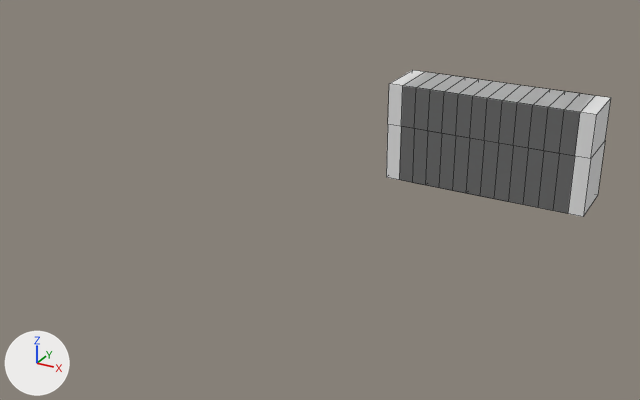
A saved change to the Blender file addons/tutorial/tutorial.blend.
Both versions are drawn from a camera (50 mm lens) standing at (11.1, -27.9, 11.0) and looking at (-3.0, -2.3, -1.8). The axes (+X, +Y, +Z) are drawn at lower left. The lights are the same throughout. Mesh edges are drawn as thin lines.

The older version as bpy lines, for what is in view:
```python
me_cube = bpy.data.meshes.new('Cube')
me_cube.from_pydata(...)  # 12 vertices, 10 faces; spans x -1.0..1.0, y -1.0..1.0, z -1.0..2.46
me_cube.materials.append(mat_material)  # white #e7e7e7
ob_cube_002 = bpy.data.objects.new('Cube.002', me_cube)
ob_cube_002.location = (0.5, 0.0, 0.0)
ob_cube_007 = bpy.data.objects.new('Cube.007', me_cube)
ob_cube_007.location = (3.0, 0.0, 0.0)
ob_cube_010 = bpy.data.objects.new('Cube.010', me_cube)
ob_cube_010.location = (4.5, 0.0, 0.0)
# also in view: 'Cube.009' at (4.0, 0.0, 0.7); 'Cube.005' at (2.0, 0.0, 0.7); 'Cube.001' at (0.0, 0.0, 0.7); 'Cube' at (5.0, 0.0, 0.7); 'Cube.006' at (2.5, 0.0, 0.7)
```
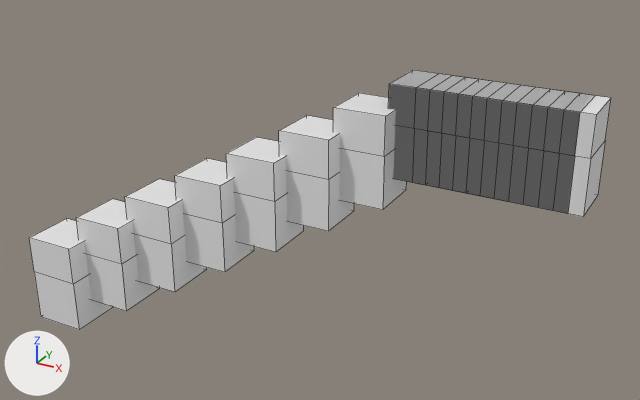
Where the change shows, as pixel boxes (x1, y1, x2, y2) in the pictures (640 x 400 px):
'Cube.002', moved
    before: (399, 72, 479, 190)
    after: (29, 218, 113, 330)
'Cube.017', added
    after: (333, 93, 406, 210)
'Cube.018', added
    after: (279, 115, 354, 231)
'Cube.019', added
    after: (226, 137, 303, 252)
'Cube.020', added
    after: (175, 158, 254, 272)
'Cube.021', added
    after: (125, 179, 206, 292)
'Cube.022', added
    after: (76, 199, 159, 311)
'Cube.016', added
    after: (388, 70, 447, 185)
'Cube.008', unchanged, uncovered by the edit
    before: (494, 86, 521, 198)
    after: (480, 83, 565, 207)
'Cube.010', unchanged, covered by the edit
    before: (523, 89, 595, 214)
    after: (553, 94, 595, 214)
'Cube.006', unchanged, covered by the edit
    before: (466, 81, 535, 202)
    after: (452, 80, 490, 193)
'Cube.004', unchanged, uncovered by the edit
    before: (425, 76, 464, 188)
    after: (425, 76, 506, 196)

The change, as a list of edits to the scene's bpy script:
```text
Change ob_cube_002:
    ob_cube_002.location: (0.5, 0.0, 0.0) -> (-12.07, -5.78, -6.23)
Add ob_cube_022:
    ob_cube_022 = bpy.data.objects.new('Cube.022', me_cube)
    ob_cube_022.location = (-10.35, -4.95, -5.34)
Add ob_cube_021:
    ob_cube_021 = bpy.data.objects.new('Cube.021', me_cube)
    ob_cube_021.location = (-8.62, -4.13, -4.45)
Add ob_cube_020:
    ob_cube_020 = bpy.data.objects.new('Cube.020', me_cube)
    ob_cube_020.location = (-6.9, -3.3, -3.56)
Add ob_cube_019:
    ob_cube_019 = bpy.data.objects.new('Cube.019', me_cube)
    ob_cube_019.location = (-5.17, -2.48, -2.67)
Add ob_cube_018:
    ob_cube_018 = bpy.data.objects.new('Cube.018', me_cube)
    ob_cube_018.location = (-3.45, -1.65, -1.78)
Add ob_cube_017:
    ob_cube_017 = bpy.data.objects.new('Cube.017', me_cube)
    ob_cube_017.location = (-1.72, -0.83, -0.89)
Add ob_cube_016:
    ob_cube_016 = bpy.data.objects.new('Cube.016', me_cube)
    ob_cube_016.location = (0.0, 0.0, 0.0)
```
